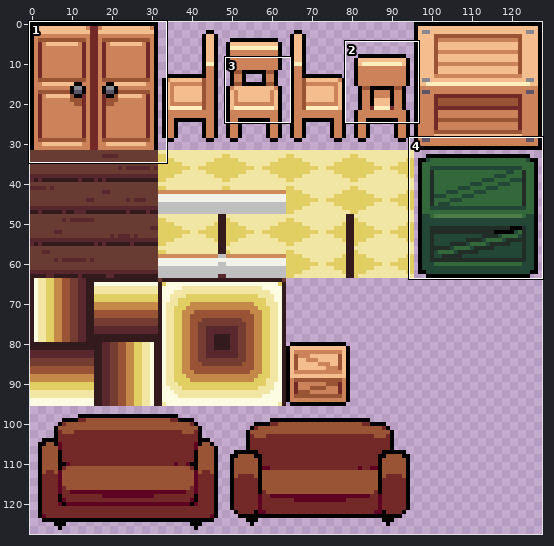
Sprite sheet, stored at !!!ExternalFiles/tiles_subhouse_draft_4.png. Above, an overview of the earlier version with the close-up marked.
Close-up. First the earlier version:
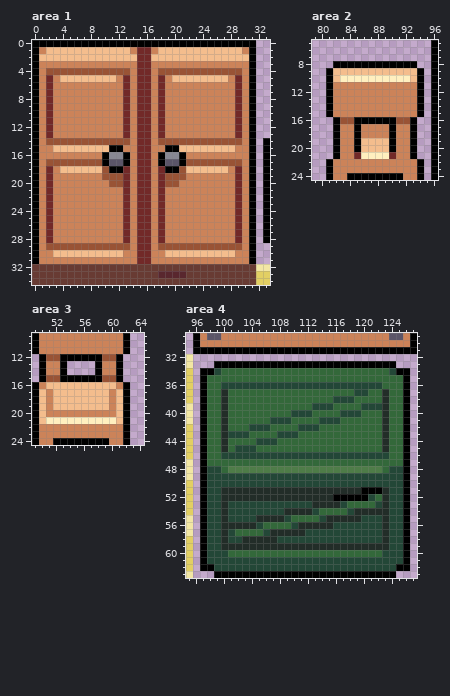
The file is 128x128 pixels. Shown: area 1: x 0..33, y 0..34; area 2: x 79..96, y 5..24; area 3: x 49..64, y 9..24; area 4: x 95..127, y 29..63.
Once edited:
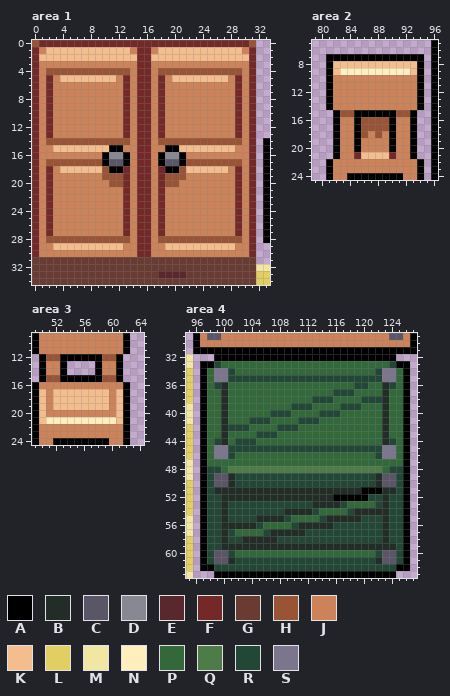
Palette (. is transparent): A #000000  B #222d28  C #5b5568  D #888893  E #59272e  F #722928  G #683b33  H #995335  J #cc8359  K #f4bd8d  L #e2cf63  M #f2e6a4  N #ffefbf  P #33683a  Q #4e7c48  R #234737  S #7c758e
Change:
--- area 1
@@ x 0..33 @@
- 0 AAAAAAAAAAAAAAAAAAAAAAAAAAAAAAAA..
- 1 AJKKKKKKKKKKKKJFFJKKKKKKKKKKKKJA..
- 2 AKKKKKKKKKKKKKKFFKKKKKKKKKKKKKKA..
- 3 AJJJJJJJJJJJJJJFFJJJJJJJJJJJJJJA..
- 4 AJHHHHHHHHHHHHJFFJHHHHHHHHHHHHJA..
- 5 AJFJKKKKKKKKJFJFFJFJKKKKKKKKJFJA..
- 6 AJFJJJJJJJJJJFJFFJFJJJJJJJJJJFJA..
- 7 AJFJJJJJJJJJJFJFFJFJJJJJJJJJJFJA..
- 8 AJFJJJJJJJJJJFJFFJFJJJJJJJJJJFJA..
- 9 AJFJJJJJJJJJJFJFFJFJJJJJJJJJJFJA..
-10 AJFJJJJJJJJJJFJFFJFJJJJJJJJJJFJA..
-11 AJFJJJJJJJJJJFJFFJFJJJJJJJJJJFJA..
-12 AJFJJJJJJJJJJFJFFJFJJJJJJJJJJFJA..
-13 AJFJJJJJJJJJJFJFFJFJJJJJJJJJJFJA..
-14 AJHHHHHHHHHHHHJFFJHHHHHHHHHHHHJA.A
-15 AJJKKKKKKKKAAJJFFJJAAKKKKKKKKJJA.A
-16 AJJJJJJJJJADDAJFFJADDAJJJJJJJJJA.A
-17 AJHHHHHHHHACCAJFFJACCAHHHHHHHHJA.A
-18 AJFJKKKKKKHAAFJFFJFAAHKKKKKKJFJA.A
-19 AJFJJJJJJJHHHFJFFJFHHHJJJJJJJFJA.A
-20 AJFJJJJJJJJHHFJFFJFHHJJJJJJJJFJA.A
-21 AJFJJJJJJJJJJFJFFJFJJJJJJJJJJFJA.A
-22 AJFJJJJJJJJJJFJFFJFJJJJJJJJJJFJA.A
-23 AJFJJJJJJJJJJFJFFJFJJJJJJJJJJFJA.A
-24 AJFJJJJJJJJJJFJFFJFJJJJJJJJJJFJA.A
-25 AJFJJJJJJJJJJFJFFJFJJJJJJJJJJFJA.A
-26 AJFJJJJJJJJJJFJFFJFJJJJJJJJJJFJA.A
-27 AJFJJJJJJJJJJFJFFJFJJJJJJJJJJFJA.A
-28 AJFJJJJJJJJJJFJFFJFJJJJJJJJJJFJA.A
-29 AJHHHHHHHHHHHHJFFJHHHHHHHHHHHHJA..
-30 AJJKKKKKKKKKKJJFFJJKKKKKKKKKKJJA..
-31 AJJJJJJJJJJJJJJFFJJJJJJJJJJJJJJA..
+ 0 HFFFFFFFFFFFFFFFFFFFFFFFFFFFFFFH..
+ 1 FJKKKKKKKKKKKKJFFJKKKKKKKKKKKKJF..
+ 2 FKKKKKKKKKKKKKKFFKKKKKKKKKKKKKKF..
+ 3 FJJJJJJJJJJJJJJFFJJJJJJJJJJJJJJF..
+ 4 FJHHHHHHHHHHHHJFFJHHHHHHHHHHHHJF..
+ 5 FJFJKKKKKKKKJFJFFJFJKKKKKKKKJFJF..
+ 6 FJFJJJJJJJJJJFJFFJFJJJJJJJJJJFJF..
+ 7 FJFJJJJJJJJJJFJFFJFJJJJJJJJJJFJF..
+ 8 FJFJJJJJJJJJJFJFFJFJJJJJJJJJJFJF..
+ 9 FJFJJJJJJJJJJFJFFJFJJJJJJJJJJFJF..
+10 FJFJJJJJJJJJJFJFFJFJJJJJJJJJJFJF..
+11 FJFJJJJJJJJJJFJFFJFJJJJJJJJJJFJF..
+12 FJFJJJJJJJJJJFJFFJFJJJJJJJJJJFJF..
+13 FJFJJJJJJJJJJFJFFJFJJJJJJJJJJFJF..
+14 FJHHHHHHHHHHHHJFFJHHHHHHHHHHHHJF.A
+15 FJJKKKKKKKKAAJJFFJJAAKKKKKKKKJJF.A
+16 FJJJJJJJJJADDAJFFJADDAJJJJJJJJJF.A
+17 FJHHHHHHHHACCAJFFJACCAHHHHHHHHJF.A
+18 FJFJKKKKKKHAAFJFFJFAAHKKKKKKJFJF.A
+19 FJFJJJJJJJHHHFJFFJFHHHJJJJJJJFJF.A
+20 FJFJJJJJJJJHHFJFFJFHHJJJJJJJJFJF.A
+21 FJFJJJJJJJJJJFJFFJFJJJJJJJJJJFJF.A
+22 FJFJJJJJJJJJJFJFFJFJJJJJJJJJJFJF.A
+23 FJFJJJJJJJJJJFJFFJFJJJJJJJJJJFJF.A
+24 FJFJJJJJJJJJJFJFFJFJJJJJJJJJJFJF.A
+25 FJFJJJJJJJJJJFJFFJFJJJJJJJJJJFJF.A
+26 FJFJJJJJJJJJJFJFFJFJJJJJJJJJJFJF.A
+27 FJFJJJJJJJJJJFJFFJFJJJJJJJJJJFJF.A
+28 FJHHHHHHHHHHHHJFFJHHHHHHHHHHHHJF.A
+29 FJJKKKKKKKKKKJJFFJJKKKKKKKKKKJJF..
+30 FJJJJJJJJJJJJJJFFJJJJJJJJJJJJJJF..
+31 GGGGGGGGGGGGGGGGGGGGGGGGGGGGGGGG..
 32 GGGGGGGGGGGGGGGGGGGGGGGGGGGGGGGGMM
--- area 2
@@ x 79..96 @@
  6 .................A
- 7 .................A
- 8 ...AAAAAAAAAAAA..A
- 9 ..AKKKKKKKKKKKKA.A
-10 ..AKNNNNNNNNNNKA.A
+ 7 ..AAAAAAAAAAAAAA.A
+ 8 ..AKKKKKKKKKKKKA.A
+ 9 ..AKNNNNNNNNNNKA.A
+10 ..AJJJJJJJJJJJJA.A
 11 ..AJJJJJJJJJJJJA.A
@@ x 79..96 @@
 14 ..AJJJJJJJJJJJJA.A
-15 ..AJJJJJJJJJJJJA.A
-16 ...AHHAAAAAAHHA..A
-17 ...AJJAJJJJAJJA..A
-18 ...AJJAJJJJAJJA..A
-19 ...AJJAKKKKAJJA..A
-20 ...AJJAKKKKAJJA..A
-21 ...AJJFNNNNFJJA..A
+15 ...AHHAAAAAAHHA..A
+16 ...AJJAHHHHAJJA..A
+17 ...AJJAHHHHAJJA..A
+18 ...AJJAHJHJAJJA..A
+19 ...AJJAJJJJAJJA..A
+20 ...AJJAJJJJAJJA..A
+21 ...AJJFKKKKFJJA..A
 22 ..AJJJJJJJJJJJJA.A
--- area 3
@@ x 49..64 @@
 15 .AHHAAAAAAHHA...
-16 AJKKKKKKKKKKJA..
+16 AJJJJJJJJJJJJA..
 17 AKJKKKKKKKKJKA..
--- area 4
@@ x 95..127 @@
 31 .AAAAAAAAAAAAAAAAAAAAAAAAAAAAAAAA
-32 M................................
-33 M...AAAAAAAAAAAAAAAAAAAAAAAAAA...
-34 L.AARPPPPPPPPPPPPPPPPPPPPPPPPRAA.
-35 L.APPPPPPPPPPPPPPPPPPPPPPPPPPPPA.
-36 L.APPRRRRRRRRRRRRRRRRRRRRRRRPPPA.
-37 L.APPBPPPPPPPPPPPPPPPPPPRRPPBPPA.
-38 L.APPBPPPPPPPPPPPPPPPRRRPPPPBPPA.
-39 M.APPBPPPPPPPPPPPPRRRPPPPRRRBPPA.
-40 M.APPBPPPPPPPPPRRRPPPPRRRPPPBPPA.
-41 M.APPBPPPPPPRRRPPPPRRRPPPPPPBPPA.
-42 L.APPBPPPRRRPPPPRRRPPPPPPPPPBPPA.
-43 L.APPBRRRPPPPRRRPPPPPPPPPPPPBPPA.
-44 L.APPBPPPPRRRPPPPPPPPPPPPPPPBPPA.
-45 L.APPBPRRRPPPPPPPPPPPPPPPPPPBPPA.
-46 L.APPRRRRRRRRRRRRRRRRRRRRRRRRPPA.
+32 M...AAAAAAAAAAAAAAAAAAAAAAAAAA...
+33 M.AARPPPPPPPPPPPPPPPPPPPPPPPPRAA.
+34 L.APSSRPPPPPPPPPPPPPPPPPPPPRSSPA.
+35 L.APSSRRRRRRRRRRRRRRRRRRRRRRSSPA.
+36 L.APRBPPPPPPPPPPPPPPPPPPRRPPBRPA.
+37 L.APPBPPPPPPPPPPPPPPPRRRPPPPBPPA.
+38 L.APPBPPPPPPPPPPPPRRRPPPPRRRBPPA.
+39 M.APPBPPPPPPPPPRRRPPPPRRRPPPBPPA.
+40 M.APPBPPPPPPRRRPPPPRRRPPPPPPBPPA.
+41 M.APPBPPPRRRPPPPRRRPPPPPPPPPBPPA.
+42 L.APPBRRRPPPPRRRPPPPPPPPPPPPBPPA.
+43 L.APPBPPPPRRRPPPPPPPPPPPPPPPBPPA.
+44 L.APRBPRRRPPPPPPPPPPPPPPPPPPBRPA.
+45 L.APSSRRRRRRRRRRRRRRRRRRRRRRSSPA.
+46 L.APSSRPPPPPPPPPPPPPPPPPPPPRSSPA.
 47 M.APPPPPPPPPPPPPPPPPPPPPPPPPPPPA.
 48 M.ARRPQQQQQQQQQQQQQQQQQQQQQQPRRA.
-49 M.ARRRRRRRRRRRRRRRRRRRRRRRRRRRRA.
-50 L.ARRRRRRRRRRRRRRRRRRRRRRRRRRRRA.
-51 L.ARRBBBBBBBBBBBBBBBBBBBBAAABRRA.
-52 L.ARRBBBBBBBBBBBBBBBBAAAAARPBRRA.
+49 M.ARCCBRRRRRRRRRRRRRRRRRRRRBCCRA.
+50 L.ARCCBRRRRRRRRRRRRRRRRRRRRBCCRA.
+51 L.ARBBBBBBBBBBBBBBBBBBBBBAAABBRA.
+52 L.ARRBBBBBBBBBBBBBBBBAAAAARRBRRA.
 53 L.ARRBRRRRRRRRRRRRBBBBRPPPPRBRRA.
@@ x 95..127 @@
 58 L.ARRBRRBBBBBRRRRRRRRRRRRRRRBRRA.
-59 L.ARRBBBBBBBBBBBBBBBBBBBBBBBBRRA.
-60 L.ARRRPPPPPPPPPPPPPPPPPPPPPPRRRA.
-61 L.ARRRRRRRRRRRRRRRRRRRRRRRRRRRRA.
+59 L.ARRBBBBBBBBBBBBBBBBBBBBBBBBBRA.
+60 L.ARCCRPPPPPPPPPPPPPPPPPPPPRCCRA.
+61 L.ARCCBRRRRRRRRRRRRRRRRRRRRBCCRA.
 62 L.AARRRRRRRRRRRRRRRRRRRRRRRRRRAA.
Where, in picture pixels (left, top, right, bottom), the same in both close-ups:
changed: (32, 40, 256, 264)
changed: (326, 54, 424, 82)
changed: (326, 110, 424, 159)
changed: (46, 382, 116, 389)
changed: (200, 354, 410, 501)
changed: (375, 543, 396, 564)
changed: (214, 550, 235, 564)
